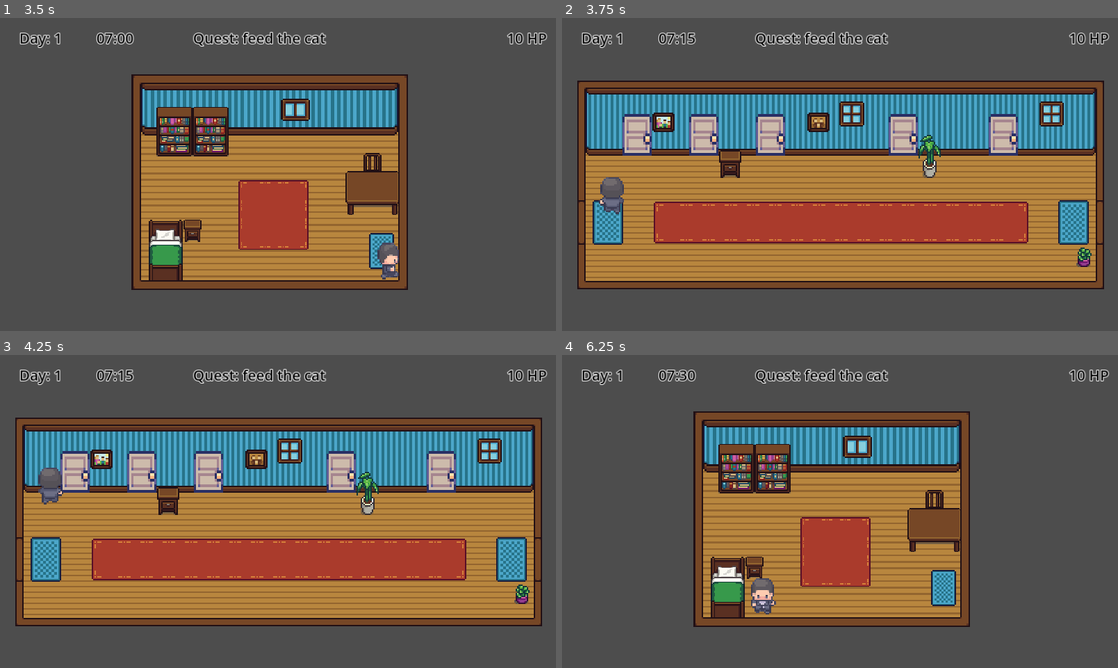
Above: before the commit, frames 1-4 (two rows, left to right).
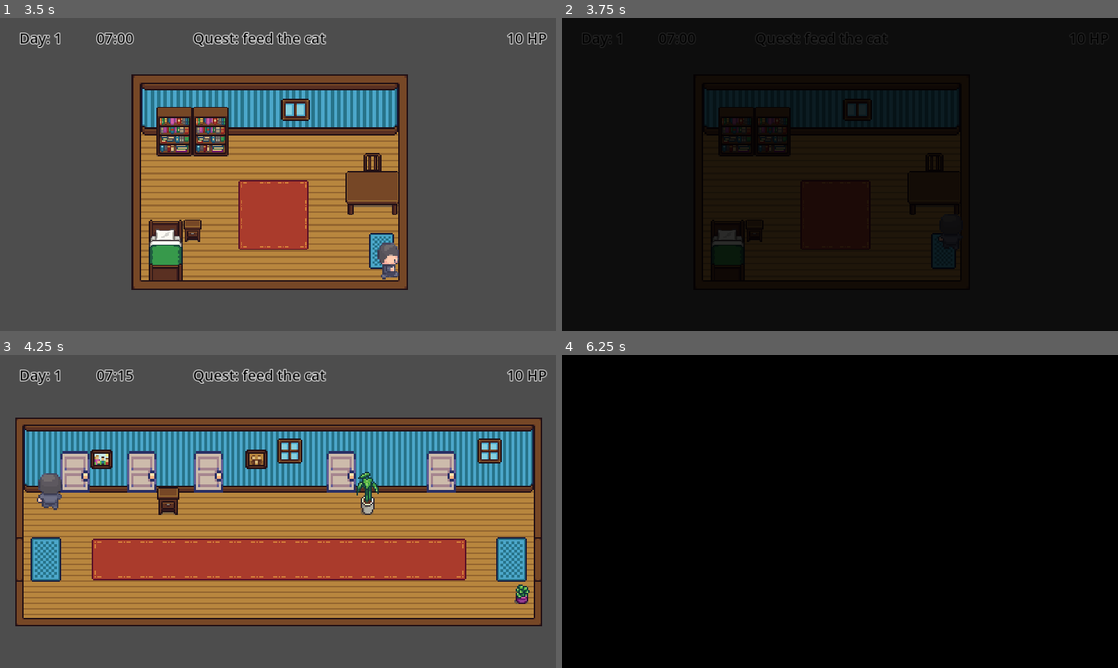
Above: after the commit, the same moments.

Repository: Poppo9/wild-jam-78
Game: Godot game, scene res://scenes/main_menu.tscn
Same seed, same stepped clock (60 frames per second), same inputs: the game is played once before the commit and once after it. Sound files missing from this copy of the repository are replaced by a short silence.
Inputs:
- Up to frame 1 (3.5 s): click "New Game" at 0.5 s; hold Right (ui_right) 1.28-2.03 s; hold Down (ui_down) 2.03-2.78 s; hold Right (ui_right) from 2.78 s (still down)
- Up to frame 2 (3.75 s): release Right (ui_right) at 3.53 s; hold Up (ui_up) from 3.53 s (still down)
- Up to frame 3 (4.25 s): keep holding Up (ui_up)
- Up to frame 4 (6.25 s): release Up (ui_up) at 4.28 s; hold Left (ui_left) 4.28-5.78 s; hold Down (ui_down) from 5.78 s (still down)

Frame 1 is identical in both runs. In frame 2, 97% of the frame differs, in the area x 0-100%, y 0-100%; in frame 3, 0.3%; in frame 4, 100%.

Commit message:
feat: transizioni con tween

Diff:
--- a/scenes/pg.tscn
+++ b/scenes/pg.tscn
@@ -1,8 +1,9 @@
-[gd_scene load_steps=54 format=3 uid="uid://bj28l6bx1ol1p"]
+[gd_scene load_steps=55 format=3 uid="uid://bj28l6bx1ol1p"]
 
 [ext_resource type="Script" path="res://scripts/pg.gd" id="1_reg2f"]
 [ext_resource type="Texture2D" uid="uid://ou8otpjrrskn" path="res://assets/Modern tiles_Free/Characters_free/Bob_idle_anim_16x16.png" id="1_sarhp"]
 [ext_resource type="Texture2D" uid="uid://bpfyfooo7seg7" path="res://assets/Modern tiles_Free/Characters_free/Bob_run_16x16.png" id="3_qqf7f"]
+[ext_resource type="AudioStream" uid="uid://dhfcvihqde8kn" path="res://audio/step.mp3" id="4_doi0h"]
 
 [sub_resource type="RectangleShape2D" id="RectangleShape2D_bgham"]
 size = Vector2(12.5042, 7.67588)
@@ -401,3 +402,9 @@
 sprite_frames = SubResource("SpriteFrames_vawrq")
 animation = &"idle_s"
 autoplay = "idle_s"
+
+[node name="steps" type="AudioStreamPlayer" parent="."]
+stream = ExtResource("4_doi0h")
+volume_db = -20.0
+pitch_scale = 0.7
+parameters/looping = true
--- a/scenes/porta.tscn
+++ b/scenes/porta.tscn
@@ -1,6 +1,7 @@
-[gd_scene load_steps=3 format=3 uid="uid://c6k5ub3ek50q2"]
+[gd_scene load_steps=4 format=3 uid="uid://c6k5ub3ek50q2"]
 
 [ext_resource type="Script" path="res://scripts/porta.gd" id="1_khmuf"]
+[ext_resource type="AudioStream" uid="uid://cgpvvkbalqv21" path="res://audio/apriporta_cut.mp3" id="2_75kkd"]
 
 [sub_resource type="RectangleShape2D" id="RectangleShape2D_c8mtf"]
 
@@ -12,4 +13,17 @@
 [node name="CollisionShape2D" type="CollisionShape2D" parent="Area2D"]
 shape = SubResource("RectangleShape2D_c8mtf")
 
+[node name="apri_porta" type="AudioStreamPlayer" parent="."]
+stream = ExtResource("2_75kkd")
+volume_db = -10.0
+
+[node name="ColorRect" type="ColorRect" parent="."]
+z_index = 20
+z_as_relative = false
+offset_left = -6901.0
+offset_top = -4635.0
+offset_right = 7151.0
+offset_bottom = 4942.0
+color = Color(0, 0, 0, 0)
+
 [connection signal="body_entered" from="Area2D" to="." method="_on_area_2d_body_entered"]
--- a/scripts/BackgroundMusic.gd
+++ b/scripts/BackgroundMusic.gd
@@ -5,7 +5,7 @@
 func _ready() -> void:
 	process_mode = Node.PROCESS_MODE_ALWAYS
 	# Load and play your music
-	var music = load("res://assets/Village.mp3")
+	var music = load("res://audio/Village.mp3")
 	audio_player.stream = music
 	audio_player.stream.loop = true
 	audio_player.finished.connect(_on_audio_finished)
--- a/scripts/camera_2_0.gd
+++ b/scripts/camera_2_0.gd
@@ -3,5 +3,5 @@
 
 # Called when the node enters the scene tree for the first time.
 func _ready() -> void:
-	if (Global.giorno == 1) and (Global.ora == 7):
+	if (Global.giorno == 1) and (Global.ora == 7) and (Global.minuto == 0):
 		$CharacterBody2D.position = Vector2 (5,30)
--- a/scripts/pg.gd
+++ b/scripts/pg.gd
@@ -4,31 +4,52 @@
 const SPEED = 300.0
 #const JUMP_VELOCITY = -400.0
 @onready var animated_sprite: AnimatedSprite2D = $AnimatedSprite2D
+@onready var step_sound: AudioStreamPlayer = $steps
+
 var last_direction = "s"
+var is_moving = false
 
 func _physics_process(delta: float) -> void:
 	# Funziona ma non mi piace
 	#var direction := Input.get_vector("ui_left", "ui_right", "ui_up", "ui_down")
 	var direction = Vector2.ZERO
+	var was_moving = is_moving
 
 	if Input.is_action_pressed("ui_right"):
 		direction.x = 1
 		animated_sprite.play("walk_d")
 		last_direction = "d"
+		is_moving = true
 	elif Input.is_action_pressed("ui_left"):
 		direction.x = -1
 		animated_sprite.play("walk_a")
 		last_direction = "a"
+		is_moving = true
 	elif Input.is_action_pressed("ui_up"):
 		direction.y = -1
 		animated_sprite.play("walk_w")
 		last_direction = "w"
+		is_moving = true
 	elif Input.is_action_pressed("ui_down"):
 		direction.y = 1
 		animated_sprite.play("walk_s")
 		last_direction = "s"
+		is_moving = true
 	else:
 		animated_sprite.play("idle_" + last_direction)
+		is_moving = false
+
+	# Gestione del suono
+	randomize_sound(step_sound)
+
+	if is_moving and !was_moving:
+		step_sound.play()
+	elif !is_moving and was_moving:
+		step_sound.stop()
 
 	velocity = direction * SPEED
+
 	move_and_slide()
+
+func randomize_sound(sound):
+	sound.pitch_scale = randf_range(0.7,1.1)
--- a/scripts/porta.gd
+++ b/scripts/porta.gd
@@ -1,8 +1,13 @@
 extends Sprite2D
-
+@onready var apri_porta: AudioStreamPlayer = $apri_porta
+@onready var color_rect: ColorRect = $ColorRect
 
 # Called when the node enters the scene tree for the first time.
 func _ready() -> void:
+	# fade from black
+	color_rect.color = Color(0, 0, 0, 1)
+	var tween = create_tween()
+	tween.tween_property(color_rect, "color:a", 0, 0.1)
 	pass # Replace with function body.
 
 
@@ -12,20 +17,16 @@
 
 
 func _on_area_2d_body_entered(body: Node2D) -> void:
-
 	# Entrare in una stanza
 	if get_tree().current_scene.name == "corridoio":
 		Global.bob_position = body.position
 		var rand_num = randi_range(0,2)
-		# TODO AGGIUNGERE LOGICHE CHE IN FUNZIONE DEL GIORNO RANDOMIZZA O MENO LA STANZA
 		update_last_room(body.position.x)
-		get_tree().call_deferred("change_scene_to_file",Global.lista_stanze[Global.last_room_entered])
-		clock_tick(true)
-	#tornare al corridoio
+		apri_porta.play()
+		fade_to_black()
 	else:
-		get_tree().call_deferred("change_scene_to_file","res://scenes/corridoio.tscn")
-		update_last_room(body.position.x)
-		clock_tick(true)
+		apri_porta.play()
+		fade_to_black()
 
 
 func clock_tick(debug:bool):
@@ -44,23 +45,17 @@
 		print("Ora: " + str(Global.ora))
 		print("Giorno: " + str(Global.giorno))
 
-func check_porta_entrata(x_body) -> int:
-	var n_porta = -1
-	if x_body < -130: #porta sx
-		n_porta = 0
-	elif x_body < -80: #fa schifo
-		n_porta = 1
-	elif x_body < -40: #fa schifo
-		n_porta = 2
-	elif x_body < 40: #fa schifo
-		n_porta = 3
-	elif x_body < 120: #fa schifo
-		n_porta = 4
-	elif x_body < 180: #fa schifo
-		n_porta = 5
+func fade_to_black():
+	var tween = create_tween()
+	tween.tween_property(color_rect, "color:a", 1.0, 0.2)
+	tween.tween_callback(change_scene)
+
+func change_scene():
+	if get_tree().current_scene.name == "corridoio":
+		get_tree().call_deferred("change_scene_to_file", Global.lista_stanze[Global.last_room_entered])
 	else:
-		n_porta = 6
-	return n_porta
+		get_tree().call_deferred("change_scene_to_file", "res://scenes/corridoio.tscn")
+	clock_tick(true)
 
 func update_last_room(x_body):
 	if x_body < -130: #porta sx
@@ -77,6 +72,3 @@
 		Global.last_room_entered = 5
 	else:
 		Global.last_room_entered = 6
-
-func is_stessa_stanza() -> bool:
-	return false
Not shown, removed: assets/Village.mp3.import
Renamed: assets/Music Licence.txt -> audio/Music Licence.txt
Not shown, added: audio/Village.mp3.import
Not shown, added: audio/apriporta_cut.mp3.import
Not shown, added: audio/chiudiporta_cut.mp3.import
Not shown, added: audio/step.mp3.import
Not shown, added: audio/Village.mp3
Not shown, added: audio/apriporta_cut.mp3
Not shown, added: audio/chiudiporta_cut.mp3
Not shown, added: audio/step.mp3
